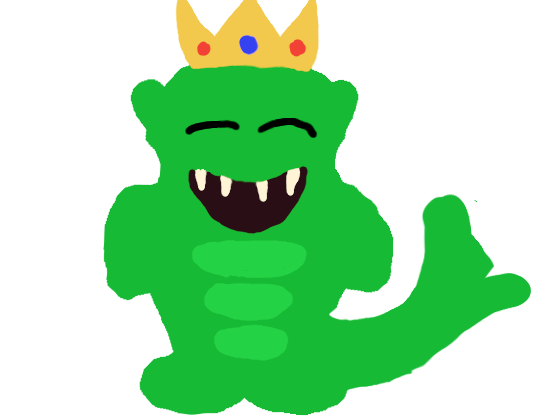
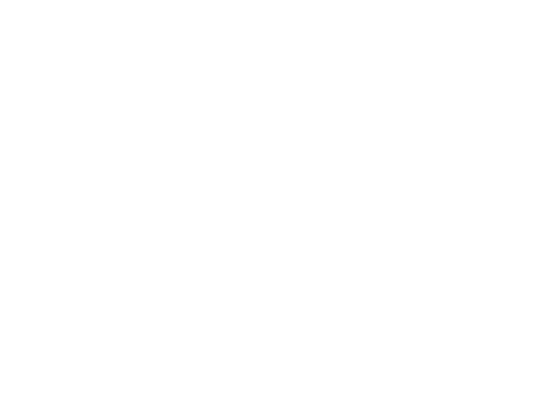
Layers edited between the first and the second 534px x 419px image:
hid "#2", painted on it over [103, 0, 478, 416]
hid "#1", painted on it over [103, 0, 478, 416]
hid "copy #2", painted on it over [103, 0, 487, 416]
hid "copy #1", painted on it over [103, 0, 486, 416]
hid "copy #3", painted on it over [103, 0, 531, 416]
hid "copy", painted on it over [103, 0, 531, 416]
hid "copy #4", painted on it over [103, 0, 497, 416]
hid "Layer", painted on it over [103, 0, 497, 416]